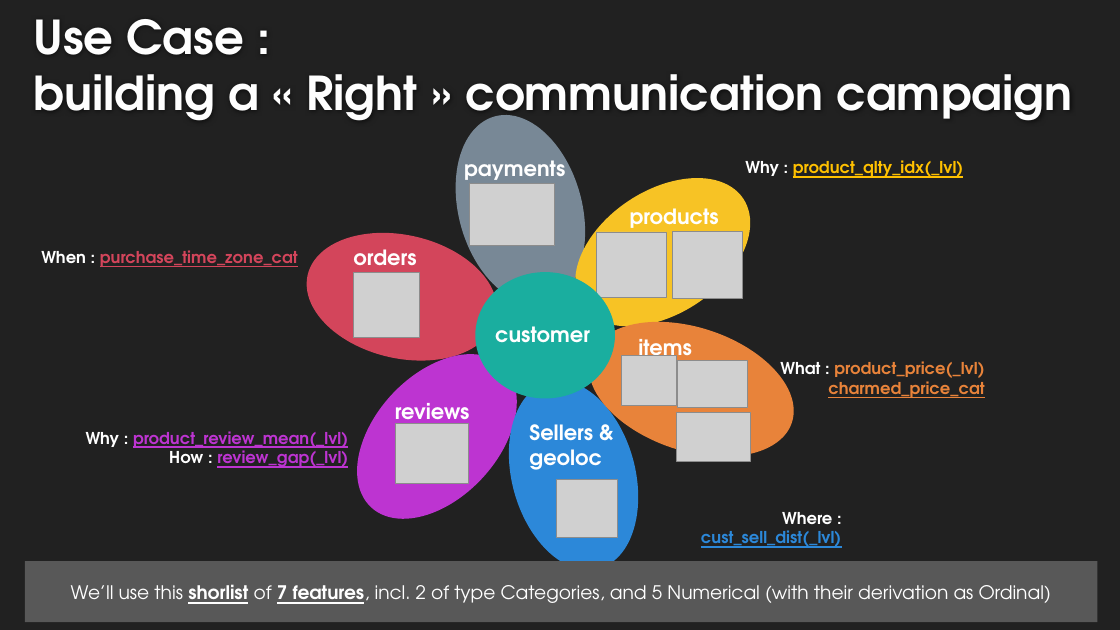
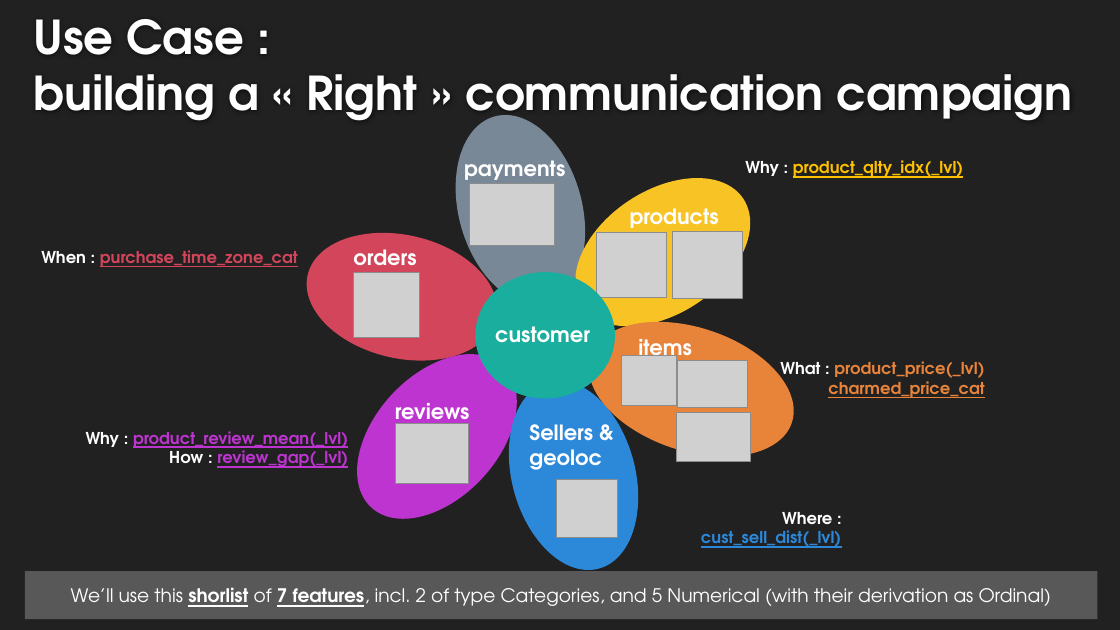
Before and after one commit to EtienneLardeur/P5_CustomerSegmentation, a slide deck: slide 7 of P5Olist_Présentation_initiale.pptx. Drawn at 1120x630 pixels with LibreOffice and Linux fonts; fonts in the diff are those of the drawing; grey boxes stand for pictures; background and template pictures are left out. Boxes give left, top, right and bottom in pixels: in the first picture for what was removed or moved away, otherwise in the second. Text is boxed around its words. In the diff, an @@ line names an element or a change of style, - is before the commit and + after.

```diff
--- a/P5Olist_Présentation_initiale.pptx
+++ b/P5Olist_Présentation_initiale.pptx
@@ rectangle "We’ll use this shorlist of ...": place and size @@
-rectangle "We’ll use this shorlist of ..." at [25,561,1098,623]
+rectangle "We’ll use this shorlist of ..." at [25,571,1098,619]
```
Also in this commit, not shown: 11 other slides changed, 1 slide added, 1 slide removed.
